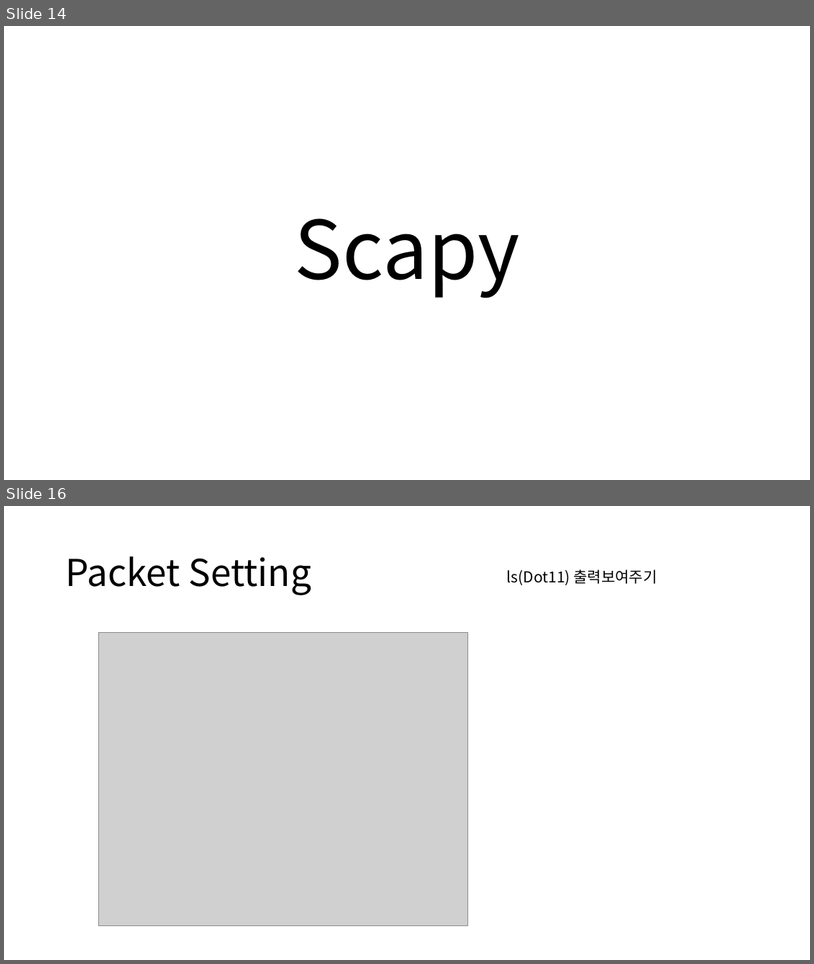
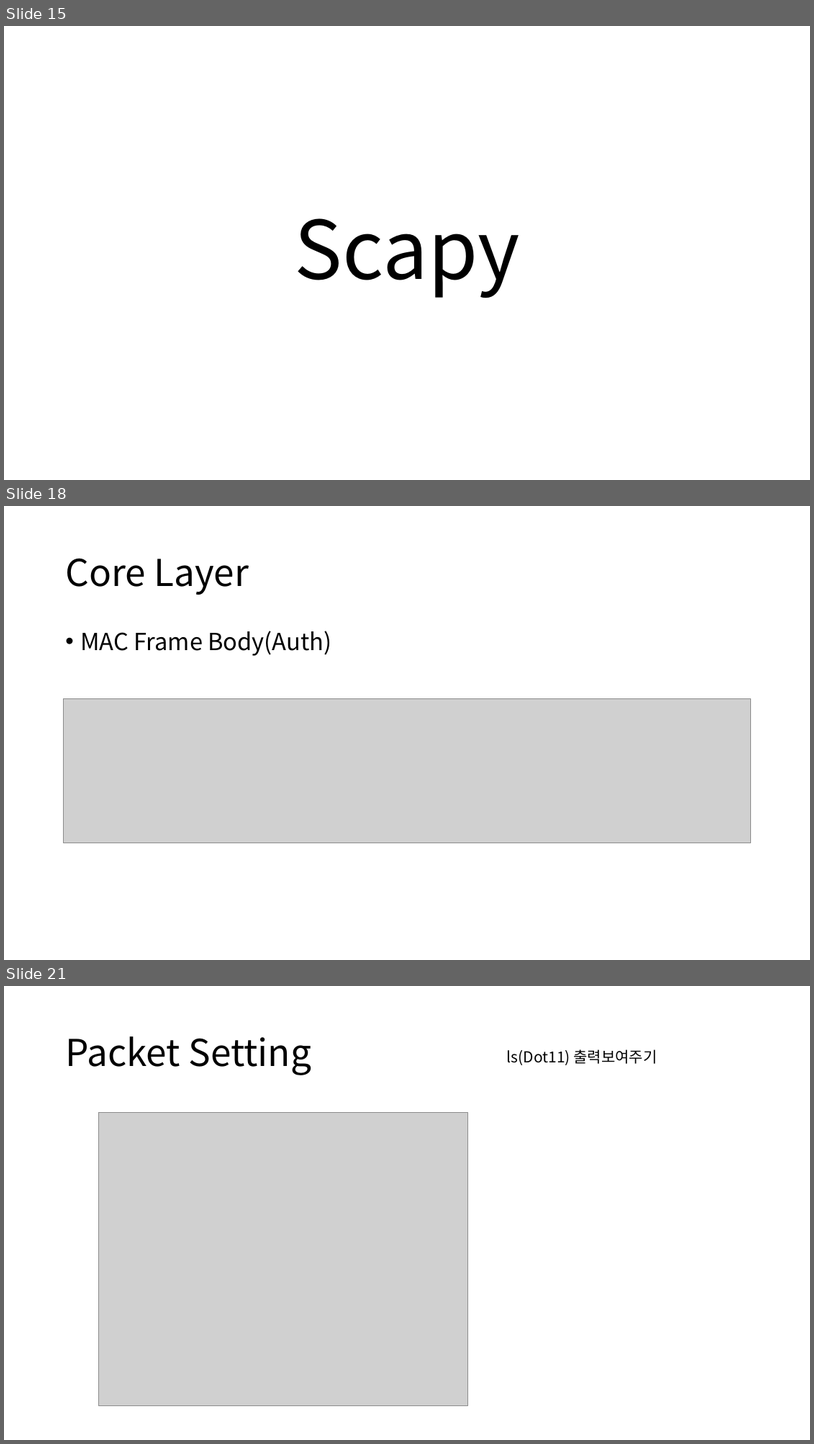
Before and after one commit to gunwooKim-Korea/network-fuzzer, a slide deck: networkfuzzer/Network fuzzer.pptx. Shown one above the other, each under a label of ours: slides 14 and 16 before the commit, slides 15, 18 and 21 after it; the slides between them are not shown. The pictures are 814x964 and 814x1444 pixels, drawn with LibreOffice and Linux fonts; fonts in the diff are those of the drawing; grey boxes stand for pictures. Boxes give left, top, right and bottom in pixels: in the first picture for what was removed or moved away, otherwise in the second. Text is boxed around its words. In the diff, an @@ line names an element or a change of style, - is before the commit and + after.

```diff
--- a/networkfuzzer/Network fuzzer.pptx
+++ b/networkfuzzer/Network fuzzer.pptx
@@ slide 18 added at <box>4,506,810,960</box>, background #FFFFFF @@
@@ title added at <box>65,558,250,595</box>, 44 pt, text #000000 @@
+Core Layer
@@ text added at <box>80,631,332,656</box>, 28 pt, text #000000 @@
+• MAC Frame Body(Auth)
@@ picture added at <box>63,698,751,843</box> @@
@@ what was slide 14 is now slide 15 @@
@@ what was slide 16 is now slide 21 @@
```
Also in this commit, not shown: 2 slides changed, 19 other slides added.
